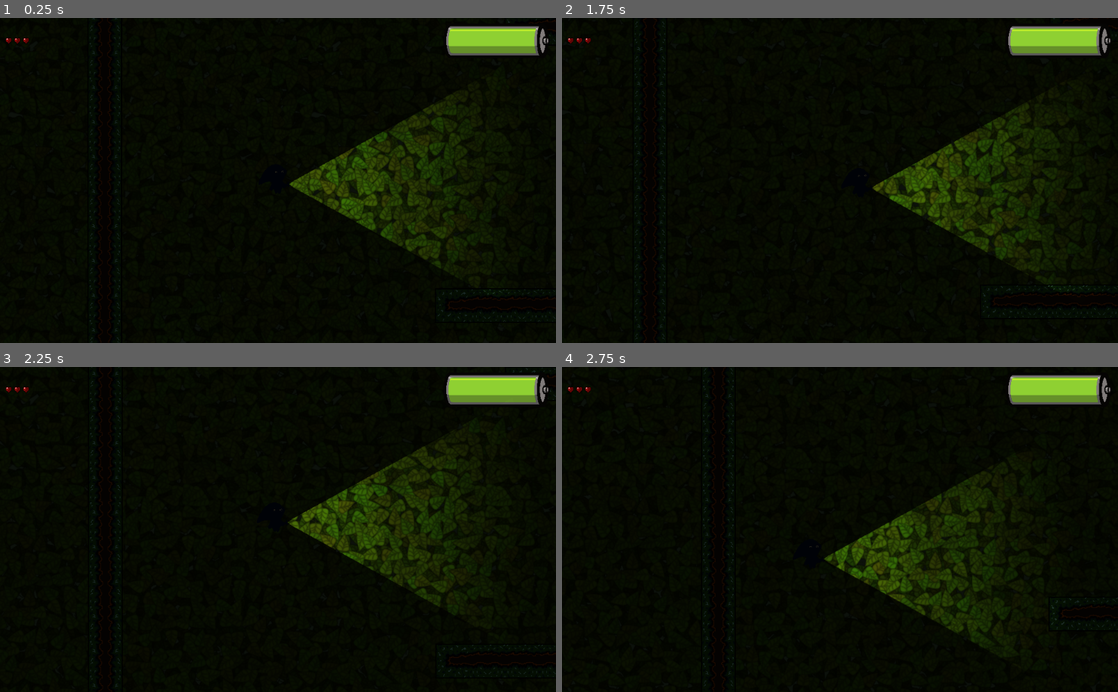
Above: before the commit, frames 1-4 (two rows, left to right).
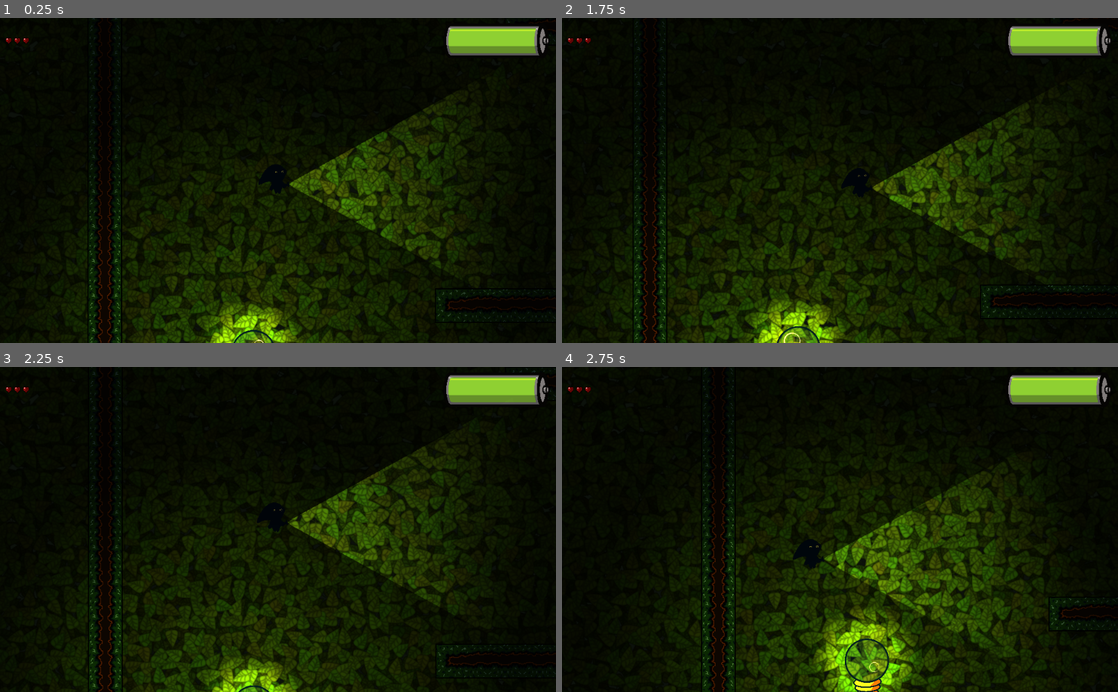
Above: after the commit, the same moments.

Repository: TeamKebab/GodotWildJam38
Game: Godot game, scene res://levels/game_levels/level_01.tscn
Same seed, same stepped clock (60 frames per second), same inputs: the game is played once before the commit and once after it. The engine's default icon, where the game draws it, is replaced by a stand-in: a white triangle on a blue panel in a dark square.
Inputs (mouse positions are in pixels of both pictures, inside the frame that each line leads up to):
- Up to frame 1 (0.25 s): no input
- Up to frame 2 (1.75 s): tap Enter at 0.5 s; move the mouse to (962, 164) at 0.52 s; hold Right (ui_right) from 0.53 s (still down); tap R at 0.6, 1.35 s; click (962, 164) at 0.67 s; tap Up (ui_up) at 0.77, 1.52 s; move the mouse to (728, 196) at 1.27 s
- Up to frame 3 (2.25 s): move the mouse to (333, 458) at 2.02 s; release Right (ui_right) at 2.03 s; hold Left (ui_left) from 2.03 s (still down); tap R at 2.1 s
- Up to frame 4 (2.75 s): keep holding Left (ui_left)

The runs differ from the first frame. In frame 1, 14% of the frame differs, in the area x 11-83%, y 45-100%; in frame 2, 14%; in frame 3, 13%; in frame 4, 19%, in the area x 20-92%, y 32-100%.

Commit message:
start lamp

Diff:
--- a/src/levels/game_levels/level_01.tscn
+++ b/src/levels/game_levels/level_01.tscn
@@ -342,7 +342,7 @@
 } ]
 0/z_index = 0
 
-[node name="Level" instance=ExtResource( 1 )]
+[node name="Level2" instance=ExtResource( 1 )]
 
 [node name="TileMap" parent="." index="1"]
 tile_set = SubResource( 38 )
@@ -351,6 +351,9 @@
 [node name="Lamp" parent="." index="2" instance=ExtResource( 5 )]
 position = Vector2( 1154.81, 824.262 )
 
+[node name="StartLamp" parent="." index="3"]
+position = Vector2( 55.9011, 821.148 )
+
 [node name="Spoopy" parent="." index="4" instance=ExtResource( 2 )]
 position = Vector2( 1153.53, 371.033 )
 
--- a/src/levels/game_levels/level_02.tscn
+++ b/src/levels/game_levels/level_02.tscn
@@ -348,8 +348,11 @@
 tile_set = SubResource( 38 )
 tile_data = PoolIntArray( -262148, 0, 6, -262147, 0, 196609, -262146, 0, 196609, -262145, 0, 196609, -327680, 0, 196609 …(2385 unchanged characters)…
 
-[node name="Lamp" parent="." index="2" instance=ExtResource( 5 )]
-position = Vector2( 72.0813, 822.261 )
+[node name="StartLamp" parent="." index="2"]
+position = Vector2( 76.2879, 817.085 )
+
+[node name="Lamp" parent="." index="3" instance=ExtResource( 5 )]
+position = Vector2( 1980.9, 571.311 )
 
 [node name="Spoopy" parent="." index="4" instance=ExtResource( 2 )]
 position = Vector2( 642.265, 798.208 )
--- a/src/levels/level.tscn
+++ b/src/levels/level.tscn
@@ -1,7 +1,8 @@
-[gd_scene load_steps=6 format=2]
+[gd_scene load_steps=7 format=2]
 
 [ext_resource path="res://levels/platforms/JunldeDirtAutoTiles.tres" type="TileSet" id=1]
 [ext_resource path="res://player/player.tscn" type="PackedScene" id=2]
+[ext_resource path="res://objects/lamp/lamp.tscn" type="PackedScene" id=3]
 [ext_resource path="res://levels/gui/gui.tscn" type="PackedScene" id=4]
 [ext_resource path="res://levels/level.gd" type="Script" id=5]
 [ext_resource path="res://levels/background/parallax_background.tscn" type="PackedScene" id=6]
@@ -21,6 +22,10 @@
 collision_mask = 0
 format = 1
 
+[node name="StartLamp" parent="." instance=ExtResource( 3 )]
+position = Vector2( 46.9214, 715.637 )
+start_lit = true
+
 [node name="Player" parent="." instance=ExtResource( 2 )]
 position = Vector2( 98.7995, 428.968 )
 
--- a/src/objects/lamp/lamp.gd
+++ b/src/objects/lamp/lamp.gd
@@ -1,6 +1,7 @@
 extends StaticBody2D
 
-export var charge: int = 1
+export var charge_per_tick: int = 1
+export var start_lit = false
 
 var enabled: bool = true setget _set_enabled
 func _set_enabled(value: bool) -> void:
@@ -16,7 +17,7 @@
 onready var light_balls_container = $Path2D
 onready var light_balls = light_balls_container.get_children()
 onready var charging_area = $ChargingArea
-onready var timer = $Timer
+onready var timer = $ChargingTimer
 onready var animation_player = $AnimationPlayer
 
 onready var area_light = $AreaLight
@@ -24,7 +25,6 @@
 
 func _ready() -> void:
 	timer.connect("timeout", self, "_on_timeout")
-	_set_enabled(false)
 	light_balls_container.visible = true
 
 	var start_offset = randf()
@@ -32,10 +32,20 @@
 		light_balls[i].unit_offset = start_offset + float(i) / light_balls.size()
 
 
+	if start_lit:
+		_set_enabled(true)
+		area_light.energy = 0.8
+		bulb_light.energy = 2
+		for light in light_balls:
+			light.lit_up()
+
+	else:
+		_set_enabled(false)
+
 func _on_timeout() -> void:
 	if enabled:
 		if !charging_area.bodies_in_detection_area.empty():
-			Game.charge_battery(charge)
+			Game.charge_battery(charge_per_tick)
 
 
 func _input(event: InputEvent) -> void:
--- a/src/objects/lamp/lamp.tscn
+++ b/src/objects/lamp/lamp.tscn
@@ -147,7 +147,7 @@
 number_of_rays = 32
 cast_radius = 150
 
-[node name="Timer" type="Timer" parent="."]
+[node name="ChargingTimer" type="Timer" parent="."]
 wait_time = 0.2
 autostart = true
 
